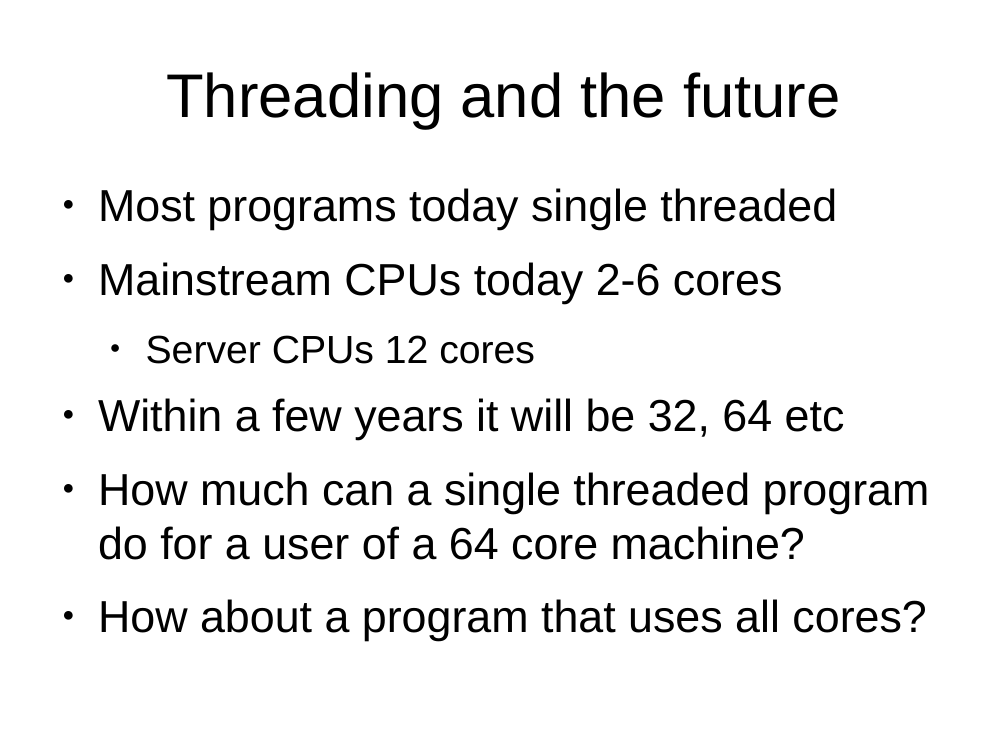
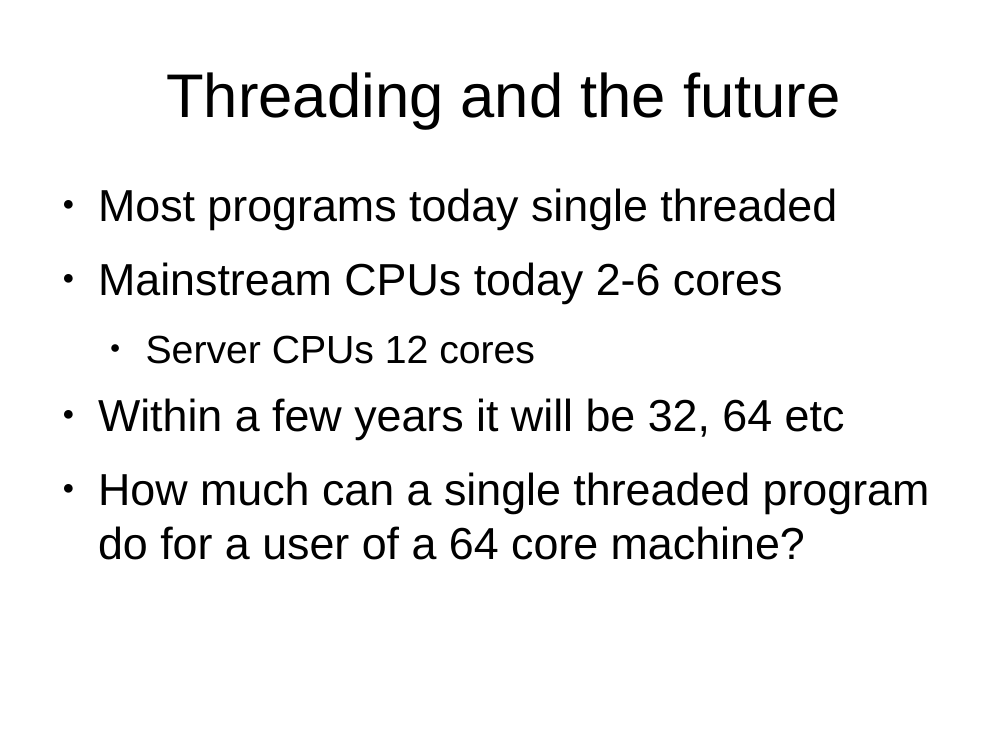
Before and after one commit to mlidbom/FSharpElevate, a slide deck: slide 9 of FSharp2.pptx. Drawn at 1008x756 pixels with LibreOffice and Linux fonts; fonts in the diff are those of the drawing. Boxes give left, top, right and bottom in pixels: in the first picture for what was removed or moved away, otherwise in the second. Text is boxed around its words. In the diff, an @@ line names an element or a change of style, - is before the commit and + after.

```diff
--- a/FSharp2.pptx
+++ b/FSharp2.pptx
@@ text at (98, 599, 926, 641): paragraph removed @@
-● How about a program that uses all cores?
```
Also in this commit, not shown: 5 other slides changed, 2 slides removed.
